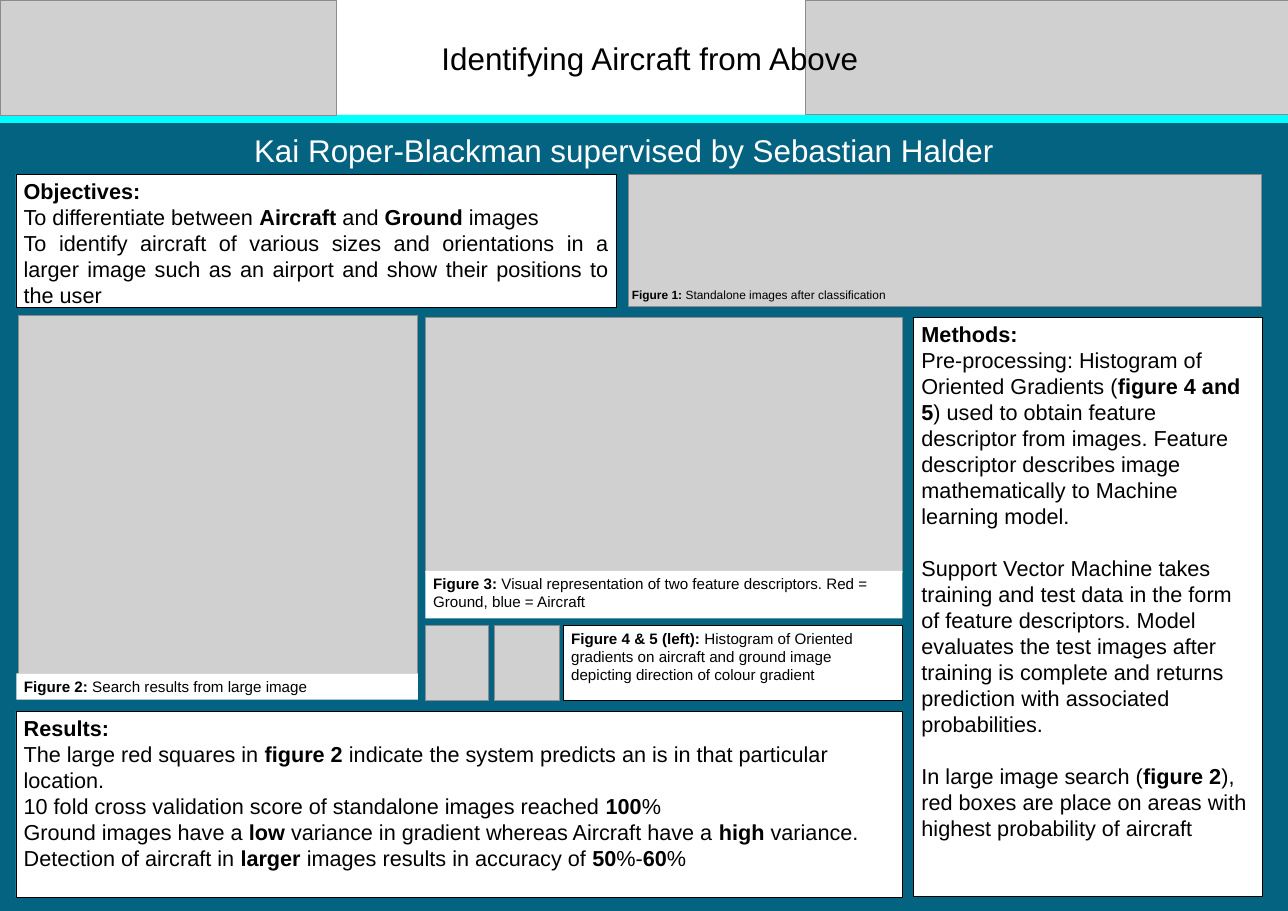
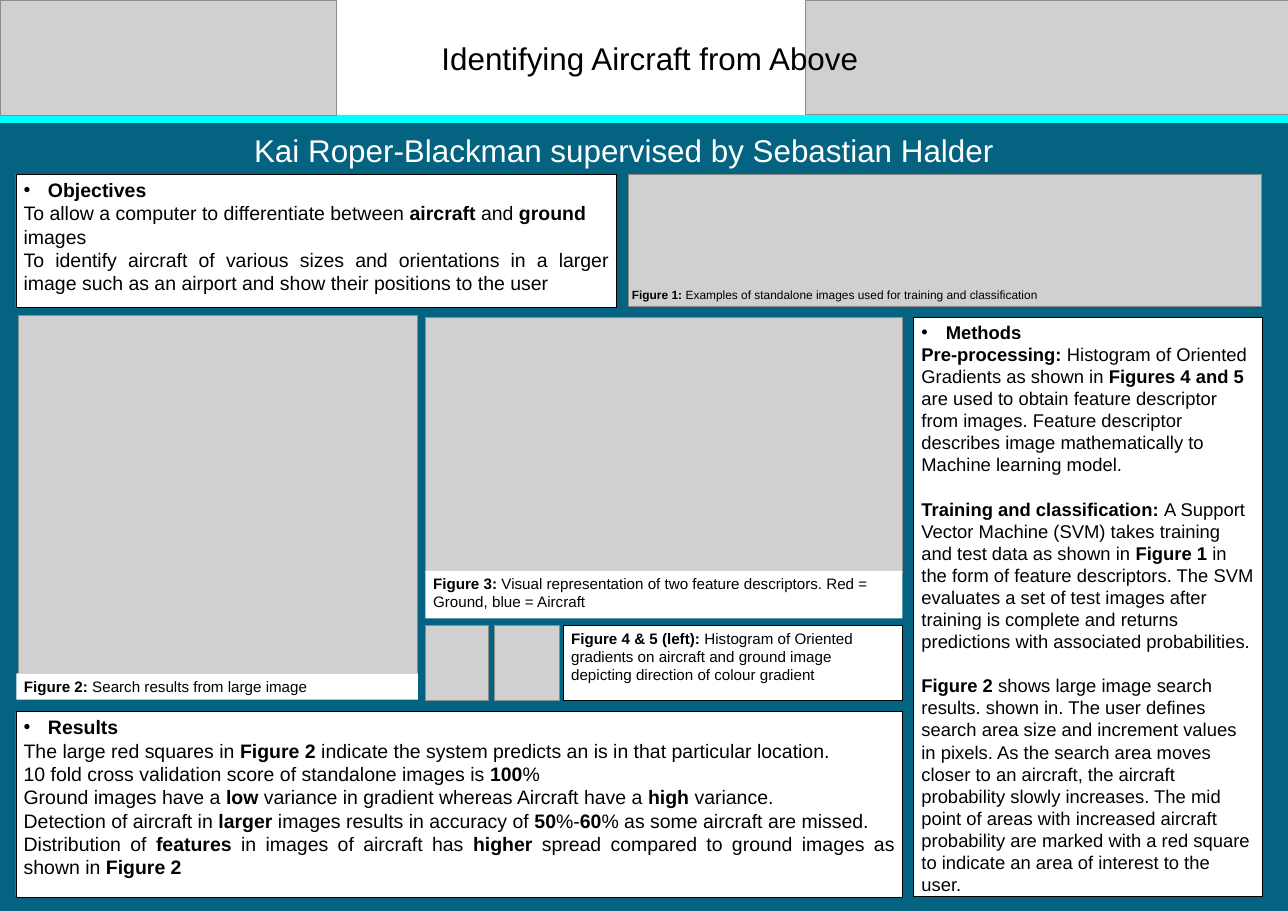
Before and after one commit to kairb/identifying-aircraft, a slide deck: slide 1 of Documents/CE301 Open Day Poster Template.pptx. Drawn at 1288x911 pixels with LibreOffice and Linux fonts; fonts in the diff are those of the drawing; grey boxes stand for pictures. Boxes give left, top, right and bottom in pixels: in the first picture for what was removed or moved away, otherwise in the second. Text is boxed around its words. In the diff, an @@ line names an element or a change of style, - is before the commit and + after.

Commit message:
small updates to poster and abstract

```diff
--- a/Documents/CE301 Open Day Poster Template.pptx
+++ b/Documents/CE301 Open Day Poster Template.pptx
@@ text in rectangle at (24,183,586,248): text changed; size 20 to 18 pt @@
-Objectives:
-To differentiate between Aircraft and Ground images
+• Objectives
+To allow a computer to differentiate between aircraft and ground images
@@ text in rectangle at (24,253,609,294): size 20 to 18 pt in "To identify aircraft of various sizes and ..." @@
@@ text at (632,290,1038,302): text changed @@
-Figure 1: Standalone images after classification
+Figure 1: Examples of standalone images used for training and classification
@@ text in rectangle at (921,325,1254,891): text changed; size 20 to 17 pt @@
-Methods:
-Pre-processing: Histogram of Oriented Gradients (figure 4 and 5) used to obtain feature descriptor from images. Feature descriptor describes image mathematically to Machine learning model.
-Support Vector Machine takes training and test data in the form of feature descriptors. Model evaluates the test images after training is complete and returns prediction with associated probabilities.
-In large image search (figure 2), red boxes are place on areas with highest probability of aircraft
+• Methods
+Pre-processing: Histogram of Oriented Gradients as shown in Figures 4 and 5 are used to obtain feature descriptor from images. Feature descriptor describes image mathematically to Machine learning model.
+Training and classification: A Support Vector Machine (SVM) takes training and test data as shown in Figure 1 in the form of feature descriptors. The SVM evaluates a set of test images after training is complete and returns predictions with associated probabilities.
+Figure 2 shows large image search results. shown in. The user defines search area size and increment values in pixels. As the search area moves closer to an aircraft, the aircraft probability slowly increases. The mid point of areas with increased aircraft probability are marked with a red square to indicate an area of interest to the user.
@@ text in rectangle at (24,720,829,785): text changed; size 20 to 18 pt @@
-Results:
-The large red squares in figure 2 indicate the system predicts an is in that particular location.
-10 fold cross validation score of standalone images reached 100%
+• Results
+The large red squares in Figure 2 indicate the system predicts an is in that particular location.
+10 fold cross validation score of standalone images is 100%
@@ text in rectangle at (24,790,774,808): size 20 to 18 pt in "Ground images have a low variance in ..."; alignment left to justified @@
@@ text in rectangle at (24,814,895,878): text changed; size 20 to 18 pt @@
-Detection of aircraft in larger images results in accuracy of 50%-60%
+Detection of aircraft in larger images results in accuracy of 50%-60% as some aircraft are missed.
+Distribution of features in images of aircraft has higher spread compared to ground images as shown in Figure 2
```
Also in this commit, not shown: 1 other file.
